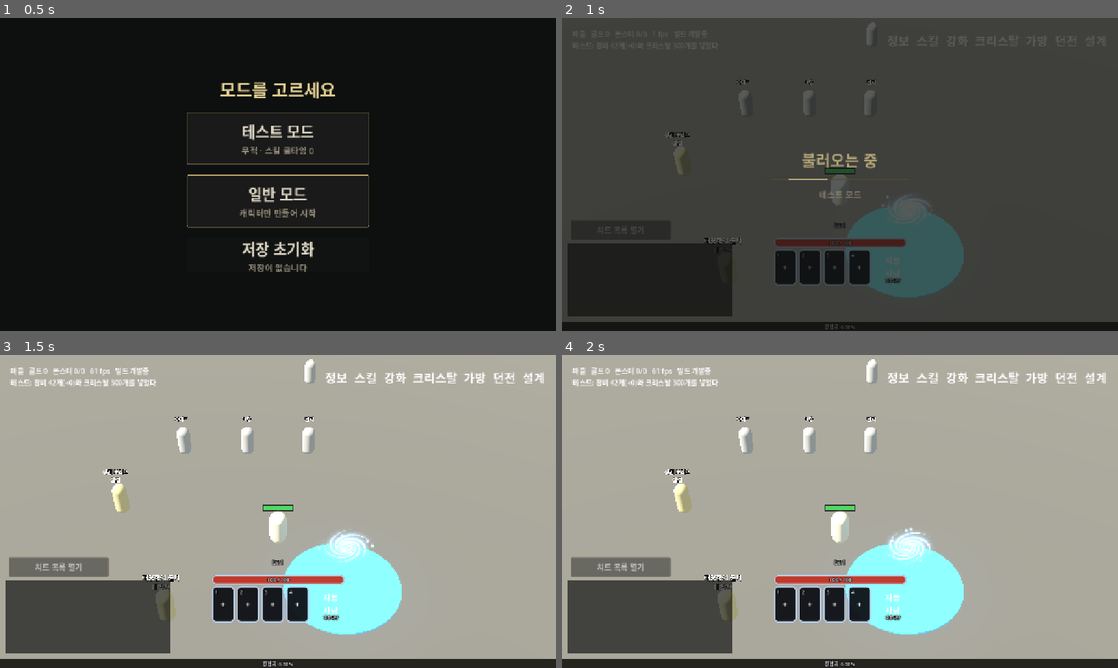
Above: before the commit, frames 1-4 (two rows, left to right).
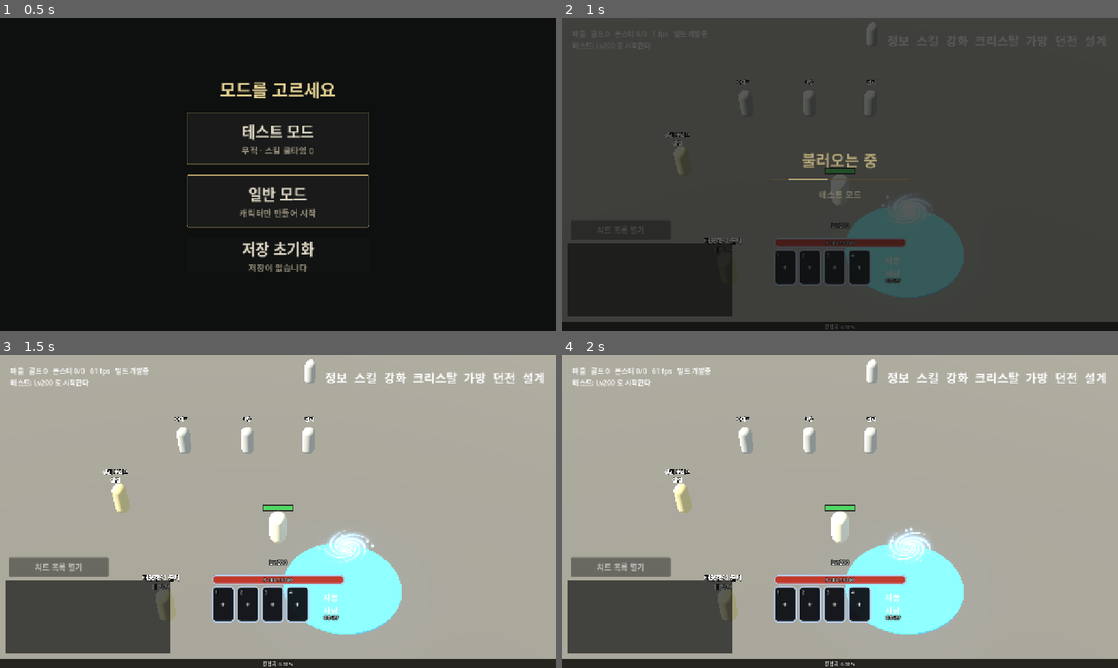
Above: after the commit, the same moments.

Repository: gogoalswo/MMORPG
Game: Godot game, scene res://start.tscn
The game is run twice, just before and just after one commit, with the same random seed, the same clock (stepped at 60 frames per second) and the same inputs.
Inputs (mouse positions are in pixels of both pictures, inside the frame that each line leads up to):
- Up to frame 1 (0.5 s): no input
- Up to frame 2 (1 s): click (840, 136) at 0.52 s
- Up to frame 3 (1.5 s): click (222, 605) at 1.27 s
- Up to frame 4 (2 s): no input

Frame 1 is identical in both runs. In frame 2, less than 0.1% of the frame differs, in the area x 9-53%, y 7-73%; in frame 3, 0.4%, in the area x 6-53%, y 7-73%; in frame 4, 0.4%.

Commit message:
설계 창은 열기만 해서는 캐릭터를 안 바꾸고, 테스트 모드는 200레벨로 시작
- 설계 단추로 창을 열면 debugGear 를 보내 100레벨·4등급 풀세트로 갈아입혔다.
  열 때는 레벨 칸을 지금 레벨에 맞추고 값만 찍는다 — 증감 단추만 보낸다.
- 테스트 모드로 들어오면 200레벨로 올린다 (grant_test_level). 설계 창으로 낮춘 걸
  되돌리지 않도록 한 번만 (granted 의 testLevel).

Co-Authored-By: Claude Opus 5.5 <noreply@anthropic.com>
Claude-Session: https://claude.ai/code/session_019vLNKfnrKk8o895SCQjPw4

Diff:
--- a/godot/game/game.gd
+++ b/godot/game/game.gd
@@ -877,17 +877,27 @@
 	return row
 
 
+## **열기만 해서는 캐릭터를 건드리지 않는다** (2026-09-26 요청: "버튼 누른다고 세팅을
+## 바꾸지 마"). 예전에는 여는 순간 `debugGear` 를 보내 100레벨·4등급 풀세트로 갈아입혔다.
+## 열 때는 레벨 칸을 지금 레벨에 맞추고 값만 찍는다 — 증감 단추를 눌러야 바뀐다
 func _toggle_debug() -> void:
 	_debug_panel.visible = not _debug_panel.visible
 	if _debug_panel.visible:
-		_apply_debug()
-
-
-## 지금 값으로 캐릭터를 세우고, 설계가 말하는 값을 함께 찍는다
+		var me: Dictionary = _transport.snapshot().get("players", {}).get(_transport.my_id(), {})
+		_debug_level = int(me.get("level", _debug_level))
+		_refresh_debug()
+
+
+## 지금 값으로 캐릭터를 세우고 다시 찍는다 — 증감 단추만 부른다
 func _apply_debug() -> void:
 	_transport.send(&"debugGear", {
 		"level": _debug_level, "grade": _debug_grade, "enhance": _debug_enhance
 	})
+	_refresh_debug()
+
+
+## 지금 캐릭터 스탯과 설계가 말하는 값을 함께 찍는다 (캐릭터는 안 바꾼다)
+func _refresh_debug() -> void:
 	var level := _debug_level
 	var mon := Stats.monster(level)
 	var ref := Stats.ref_player(level)
@@ -3051,6 +3061,8 @@
 				_transport.send(&"testSwitch", {"name": "cooldownOff", "on": true})
 			# 모든 장비 등급별로 하나씩(+0)과 크리스탈 300개 — 한 번만 준다 (`World.grant_test_kit`)
 			_transport.send(&"testKit", {})
+			# 200레벨로 시작한다 — 한 번만 (`World.grant_test_level`)
+			_transport.send(&"testLevel", {})
 			_refresh_switches()
 			_set_cheats_open(false)
 		PlayMode.NORMAL:
--- a/godot/net/local_transport.gd
+++ b/godot/net/local_transport.gd
@@ -58,6 +58,8 @@
 			_world.debug_fill_bag(MY_ID)
 		&"testKit":
 			_world.grant_test_kit(MY_ID)
+		&"testLevel":
+			_world.grant_test_level(MY_ID)
 		&"debugCrystals":
 			_world.debug_crystals(MY_ID, int(payload.get("count", 30)))
 		&"debugGear":
--- a/godot/tests/play_mode_test.gd
+++ b/godot/tests/play_mode_test.gd
@@ -39,7 +39,7 @@
 	await _case(PlayMode.NORMAL)
 	PlayMode.current = ""
 	if _failed == 0:
-		print("  초기화 단추: 두 번에 지움 · 테스트 모드: 무적·쿨타임 0 켬, 목록 접힘, 장비 42종·크리스탈 300 · 일반 모드: 전부 끔, 목록 숨김")
+		print("  초기화 단추: 두 번에 지움 · 테스트 모드: 무적·쿨타임 0 켬, 목록 접힘, 장비 42종·크리스탈 300·Lv200 · 일반 모드: 전부 끔, 목록 숨김")
 	quit(1 if _failed > 0 else 0)
 
 
@@ -63,6 +63,7 @@
 		_fail("테스트 모드인데 무적 단추 글자가 켬이 아니다: %s" % game._invincible_button.text)
 	if test:
 		_check_test_kit(me)
+		await _check_test_level(game, me)
 	# 다음 경우를 위해 되돌린다 — 쿨타임 스위치는 표(static)라 장면을 치워도 남는다
 	Skills.set_switch("cooldownOff", false)
 	game.queue_free()
@@ -90,6 +91,20 @@
 	await process_frame
 
 
+## 테스트 모드는 200레벨로 시작한다 — 한 번만 (2026-09-26). 설계 창으로 낮춘 뒤
+## 다시 들어와도 200 으로 되돌아가면 안 된다
+func _check_test_level(game: Node3D, me: Dictionary) -> void:
+	var want := mini(200, Stats.max_level())
+	if int(me.get("level", 0)) != want:
+		_fail("테스트 모드: Lv%d 로 시작해야 한다 — Lv%d" % [want, int(me.get("level", 0))])
+	game._transport.send(&"debugGear", {"level": 50, "grade": 1, "enhance": 0})
+	game._transport.send(&"testLevel", {})
+	await process_frame
+	var again := int(game._transport.snapshot().players[game._transport.my_id()].get("level", 0))
+	if again != 50:
+		_fail("테스트 모드: 200레벨은 한 번만 줘야 한다 — 50 으로 낮췄는데 Lv%d" % again)
+
+
 ## 테스트 모드 꾸러미 — 모든 장비 등급별로 하나씩(+0), 크리스탈 300개 (2026-09-26)
 func _check_test_kit(me: Dictionary) -> void:
 	var seen := {}
--- a/godot/tests/ui_test.gd
+++ b/godot/tests/ui_test.gd
@@ -1211,8 +1211,12 @@
 ## 퀵슬롯과 스킬창 — 자리, 크기, 그림, 장착·해제·바꾸기.
 ## 창은 **왼쪽이 설명, 오른쪽이 고르기** 다 (2026-09-19 요청)
 ## **설계 재현 창** — 문서 9장 5번의 디버그 수단. 눌러서 열고, 값을 바꾸면
-## 캐릭터가 실제로 그 조건으로 서는지 본다 (화면만 바뀌고 판정이 안 따라오면 쓸모없다)
+## 캐릭터가 실제로 그 조건으로 서는지 본다 (화면만 바뀌고 판정이 안 따라오면 쓸모없다).
+## **열기만 해서는 캐릭터가 안 바뀌어야 한다** (2026-09-26 — 열자마자 100레벨이 됐다)
 func _case_design_panel(game: Node3D) -> void:
+	var start: Dictionary = game._transport.snapshot().get("players", {}).get("me", {})
+	var start_level := int(start.get("level", 0))
+	var start_equipped: Dictionary = start.get("equipped", {}).duplicate(true)
 	game._toggle_debug()
 	await game.get_tree().process_frame
 	if not game._debug_panel.visible:
@@ -1222,8 +1226,18 @@
 		_fail("설계 창이 비어 있다")
 
 	var me: Dictionary = game._transport.snapshot().get("players", {}).get("me", {})
+	if int(me.get("level", 0)) != start_level or me.get("equipped", {}) != start_equipped:
+		_fail("창을 열기만 했는데 캐릭터가 바뀌었다 (Lv%d -> Lv%d)" % [start_level, int(me.get("level", 0))])
+	if game._debug_level != start_level:
+		_fail("레벨 칸이 지금 레벨이 아니다 (%d ≠ %d)" % [game._debug_level, start_level])
+
+	# 증감 단추를 눌러야 그 조건으로 선다
+	game._debug_level = clampi(start_level + 10, 1, 200)
+	game._apply_debug()
+	await game.get_tree().process_frame
+	me = game._transport.snapshot().get("players", {}).get("me", {})
 	if int(me.get("level", 0)) != game._debug_level:
-		_fail("창을 열었는데 레벨이 안 맞춰졌다 (%d ≠ %d)" % [int(me.get("level", 0)), game._debug_level])
+		_fail("단추를 눌렀는데 레벨이 안 맞춰졌다 (%d ≠ %d)" % [int(me.get("level", 0)), game._debug_level])
 	if me.get("equipped", {}).size() != 6:
 		_fail("여섯 칸이 안 찼다 (%d)" % me.get("equipped", {}).size())
 
--- a/godot/world/world.gd
+++ b/godot/world/world.gd
@@ -1353,6 +1353,27 @@
 	_notice("테스트: 장비 %d개(+0)와 크리스탈 300개를 넣었다" % gear.size())
 
 
+## **테스트 모드 기본 레벨** — 200 (2026-09-26 요청: "테스트모드 일 경우 기본적으로 200 레벨로
+## 만들어"). 레벨만 올린다 — 장비는 꾸러미가, 스킬은 치트가 맡는다. **한 번만** 올린다
+## (`granted` 의 `testLevel`) — 설계 창으로 50레벨에 맞춰 두고 다시 들어왔는데 200으로
+## 되돌아가면 "버튼 안 눌렀는데 세팅이 바뀐다" 가 된다. 다시 받으려면 저장을 지운다
+const TEST_LEVEL := 200
+
+func grant_test_level(player_id: String) -> void:
+	var player: Dictionary = _players.get(player_id, {})
+	if player.is_empty() or "testLevel" in player.get("granted", []):
+		return
+	player.granted.append("testLevel")
+	var level := mini(TEST_LEVEL, Stats.max_level())
+	if int(player.level) >= level:
+		return
+	player.level = level
+	player.exp = 0
+	_refresh_stats(player)
+	player.hp = int(player.stats.maxHp)
+	_notice("테스트: Lv%d 로 시작한다" % level)
+
+
 ## --- 스킬 강화 ---
 
 ## 스킬창에서 **고른 강화에 경험치북 한 권을 넣는다** — 그 스킬의 `slot` 번째(0 부터)
Not shown, changed: docs/features/hud.md
Not shown, changed: docs/features/play-mode.md
